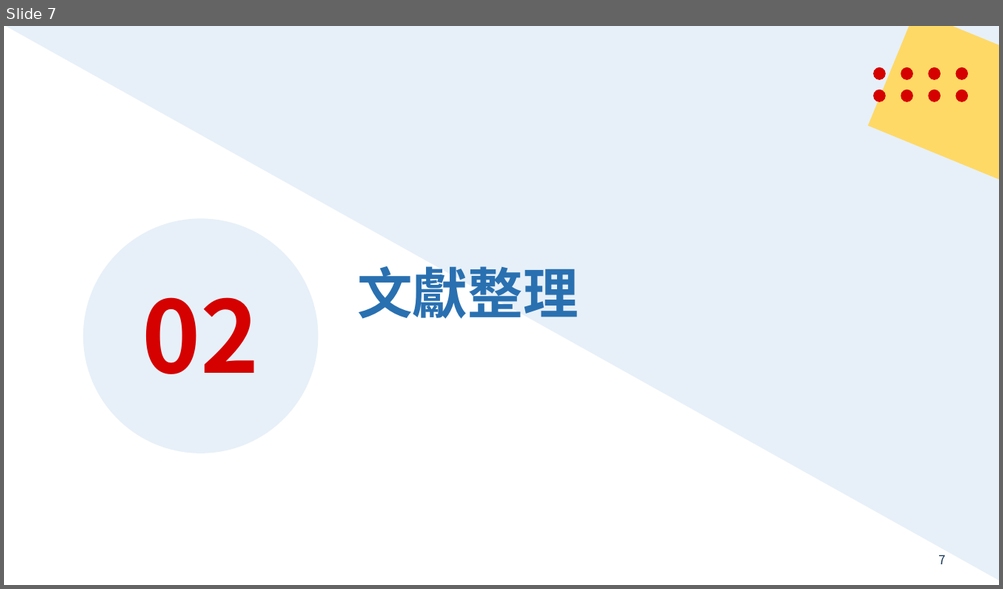
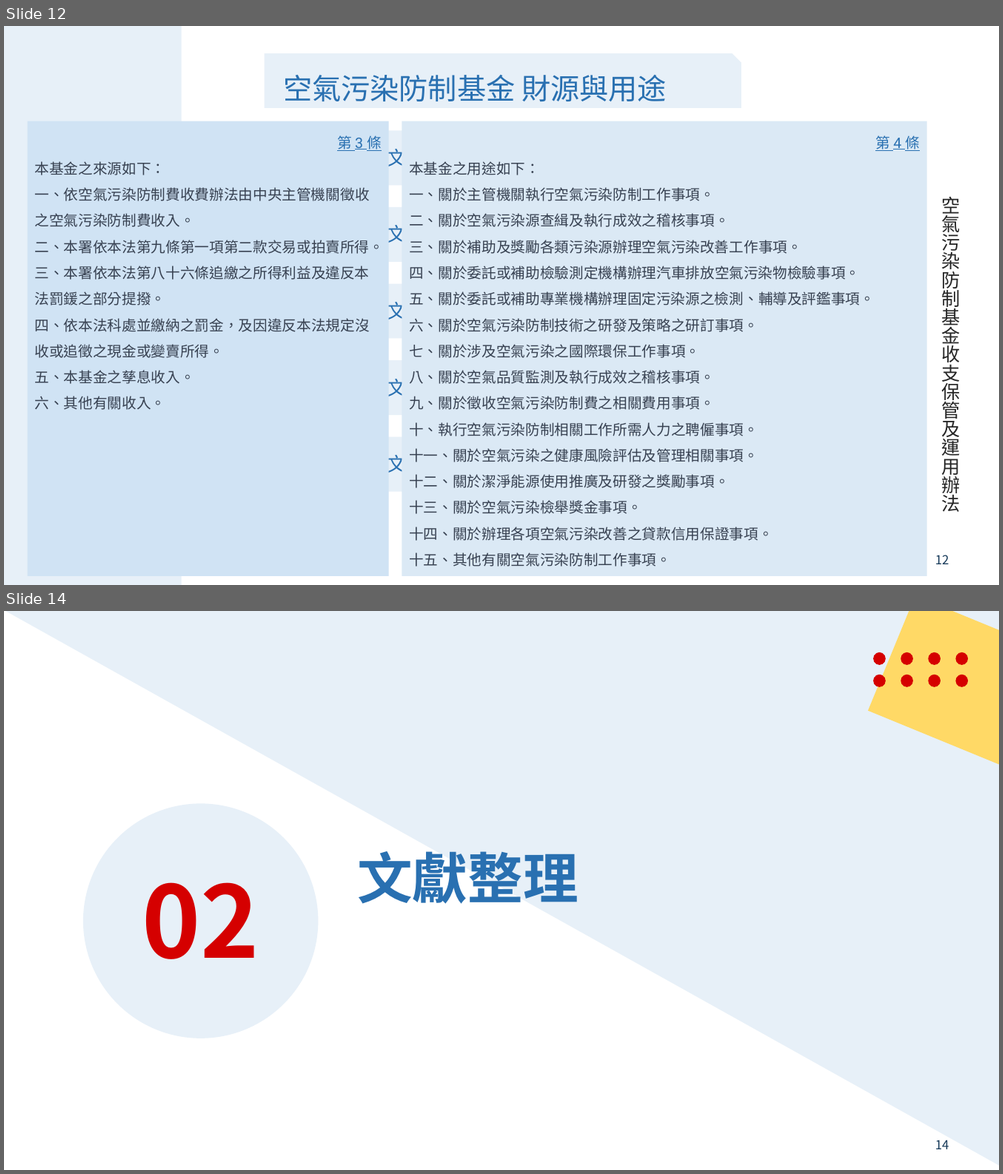
Before and after one commit to mt019/1121_Fiscal_Law, a slide deck: _material/_我的學期報告/_ppt/空氣污染防制基金.pptx. Shown one above the other, each under a label of ours: slide 7 before the commit, slides 12 and 14 after it; the slides between them are not shown. The pictures are 1003x589 and 1003x1174 pixels, drawn with LibreOffice and Linux fonts; fonts in the diff are those of the drawing. Boxes give left, top, right and bottom in pixels: in the first picture for what was removed or moved away, otherwise in the second. Text is boxed around its words. In the diff, an @@ line names an element or a change of style, - is before the commit and + after.

```diff
--- a/_material/_我的學期報告/_ppt/空氣污染防制基金.pptx
+++ b/_material/_我的學期報告/_ppt/空氣污染防制基金.pptx
@@ slide 12 added at box(4, 26, 999, 585), background #FFFFFF; not listed: 1 template element that a slide beside it also shows @@
@@ rectangle added at box(4, 26, 182, 585), fill #E7F0F8 @@
@@ text added at box(264, 53, 741, 108), fill #E7F0F8, 28 pt, text #2970B1 @@
+空氣污染防制基金 財源與用途
@@ rectangle added at box(27, 121, 388, 577), fill #D0E3F4, 14 pt, text #374151 @@
+第 3 條
+本基金之來源如下：
+一、依空氣污染防制費收費辦法由中央主管機關徵收之空氣污染防制費收入。
+二、本署依本法第九條第一項第二款交易或拍賣所得。
+三、本署依本法第八十六條追繳之所得利益及違反本法罰鍰之部分提撥。
+四、依本法科處並繳納之罰金，及因違反本法規定沒收或追徵之現金或變賣所得。
+五、本基金之孳息收入。
+六、其他有關收入。
@@ rectangle added at box(401, 121, 927, 577), fill #DBE9F5, 14 pt, text #374151 @@
+第 4 條
+本基金之用途如下：
+一、關於主管機關執行空氣污染防制工作事項。
+二、關於空氣污染源查緝及執行成效之稽核事項。
+三、關於補助及獎勵各類污染源辦理空氣污染改善工作事項。
+四、關於委託或補助檢驗測定機構辦理汽車排放空氣污染物檢驗事項。
+五、關於委託或補助專業機構辦理固定污染源之檢測、輔導及評鑑事項。
+六、關於空氣污染防制技術之研發及策略之研訂事項。
+七、關於涉及空氣污染之國際環保工作事項。
+八、關於空氣品質監測及執行成效之稽核事項。
+九、關於徵收空氣污染防制費之相關費用事項。
+十、執行空氣污染防制相關工作所需人力之聘僱事項。
+十一、關於空氣污染之健康風險評估及管理相關事項。
+十二、關於潔淨能源使用推廣及研發之獎勵事項。
+十三、關於空氣污染檢舉獎金事項。
+十四、關於辦理各項空氣污染改善之貸款信用保證事項。
+十五、其他有關空氣污染防制工作事項。
@@ text added at box(941, 197, 959, 512), 18 pt, text #252525 @@
+空氣污染防制基金收支保管及運用辦法
@@ what was slide 7 is now slide 14 @@
@@ page number at box(935, 1140, 949, 1150): text changed @@
-7
+14
```
Also in this commit, not shown: 4 slides changed, 15 other slides added, 9 slides removed, 11 other files.
